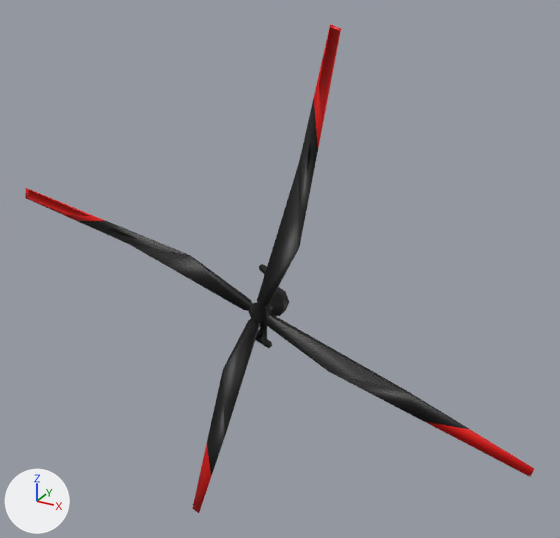
The Blender file Models/ship1.blend as it was, and as the next commit left it.
Rendered twice from a 50 mm camera at (14.3, -23.8, 14.2) aimed at (0.3, 1.7, 1.5). Arrows for +X, +Y and +Z are at lower left; the lights stay in place.

Script lines for the objects in view, before the commit:
```python
ob_baseenemy1 = bpy.data.objects.new('BaseEnemy1', me_cube_001)
ob_baseenemy1.location = (0.0, 0.0, 0.0)
ob_heli = bpy.data.objects.new('Heli', me_cube_004)
ob_heli.location = (0.0, 0.0, 0.0)
ob_pancake = bpy.data.objects.new('pancake', me_cylinder_001)
ob_pancake.location = (0.0, 0.0, 0.0)
ob_prop_001 = bpy.data.objects.new('prop.001', me_cylinder_002)
ob_prop_001.location = (0.0, 0.0, 0.0)
ob_ship1 = bpy.data.objects.new('Ship1', me_cube)
ob_ship1.location = (0.0, 0.0, 0.0)
```
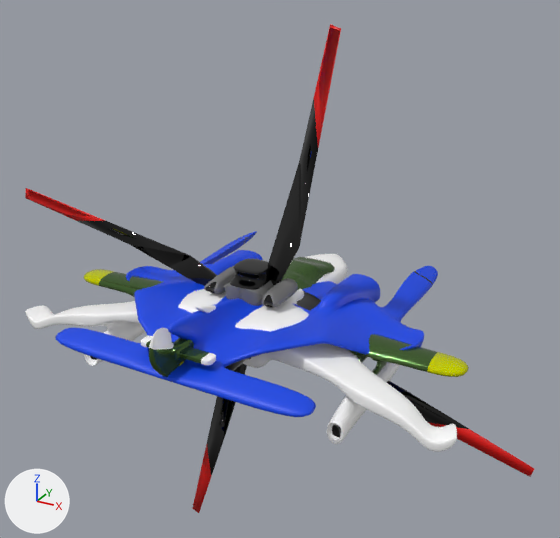
Where the change shows, as pixel boxes [x1, y1, x2, y2] in the pictures (560 x 538 px):
'pancake', shown (blue): after [55, 231, 438, 417]
'prop.001', surface changed (grey to black): [54, 26, 467, 477] in both
'Ship1', shown: after [25, 254, 457, 452]
'Heli', shown: after [141, 257, 335, 377]
'BaseEnemy1', shown: after [83, 269, 469, 377]

The change, as a list of edits to the scene's bpy script:
```text
Change mat_matblack:
    mat_matblack.roughness: 0.5 -> 0.0
Change ob_ship1:
    remove ob_ship1.hide_set(True)
Change ob_pancake:
    remove ob_pancake.hide_set(True)
Change ob_baseenemy1:
    remove ob_baseenemy1.hide_set(True)
Change ob_heli:
    remove ob_heli.hide_set(True)
```
